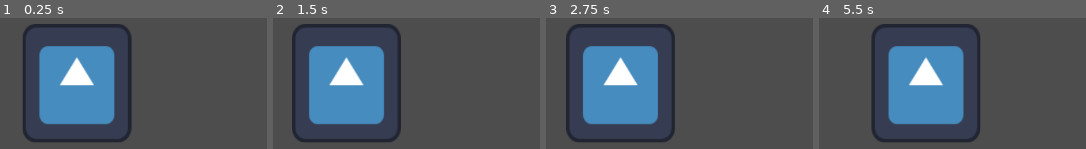
Above: before the commit, frames 1-4 (left to right).
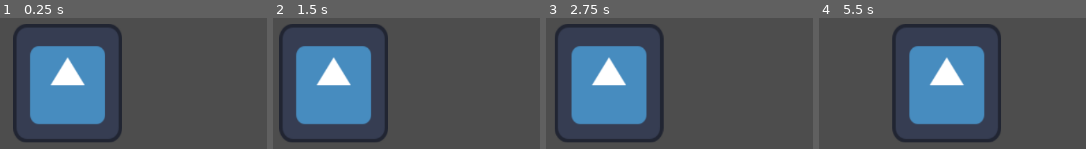
Above: after the commit, the same moments.

Repository: DBaldwin8/Game-Jam-91
Game: Godot game, scene res://scenes/npc/npc_body.tscn
The game is run twice, just before and just after one commit, with the same random seed, the same clock (stepped at 60 frames per second) and the same inputs. The project has no main scene, so this scene is started directly. The engine's default icon, where the game draws it, is replaced by a stand-in: a white triangle on a blue panel in a dark square.
Inputs:
- Up to frame 1 (0.25 s): no input
- Up to frame 2 (1.5 s): no input
- Up to frame 3 (2.75 s): no input
- Up to frame 4 (5.5 s): tap Enter at 2.75 s; tap Space at 3.5 s

The runs differ from the first frame. In frame 1, 11% of the frame differs, in the area x 4-50%, y 4-95%; in frame 2, 13%; in frame 3, 13%; in frame 4, 17%, in the area x 19-69%, y 4-95%.

Commit message:
TODO updated further

Diff:
--- a/scenes/npc/npc_body.gd
+++ b/scenes/npc/npc_body.gd
@@ -10,12 +10,14 @@
 #TODO - Steal function
 	   #|- DONE Should emit signal for stealing on the signal hub.
 	   #|- DONE Game manager recieves signal
-	   #|- Game manager should recieve signal and change art/stolen count,
+	   #|- TODO Game manager should recieve signal and change art/stolen count,
 			# DONE Game manager dictionary of STATE.
 			# DONE Adds to stolen count.
 			# DONE emit should be called from signal hub.
-			# Needs to pass painting?
+			# TODO After stealing had to exit. RANOM left or right.
+			# TODO Needs to pass painting?
 	   #|- Only if in area chance to steal paintings.
+#	 TODO change int to float for chance_to_steal
 
 const NPC_TYPE = [
 	"visitor",
--- a/scenes/npc/npc_body.tscn
+++ b/scenes/npc/npc_body.tscn
@@ -9,7 +9,7 @@
 
 [node name="CharacterBody2D" type="CharacterBody2D"]
 script = ExtResource("1_gybax")
-npc_speed = 100
+npc_speed = 200
 chance_of_steal = 5
 chance_to_stand_still = 0.1
 chance_to_change_direction_upper = 0.95
